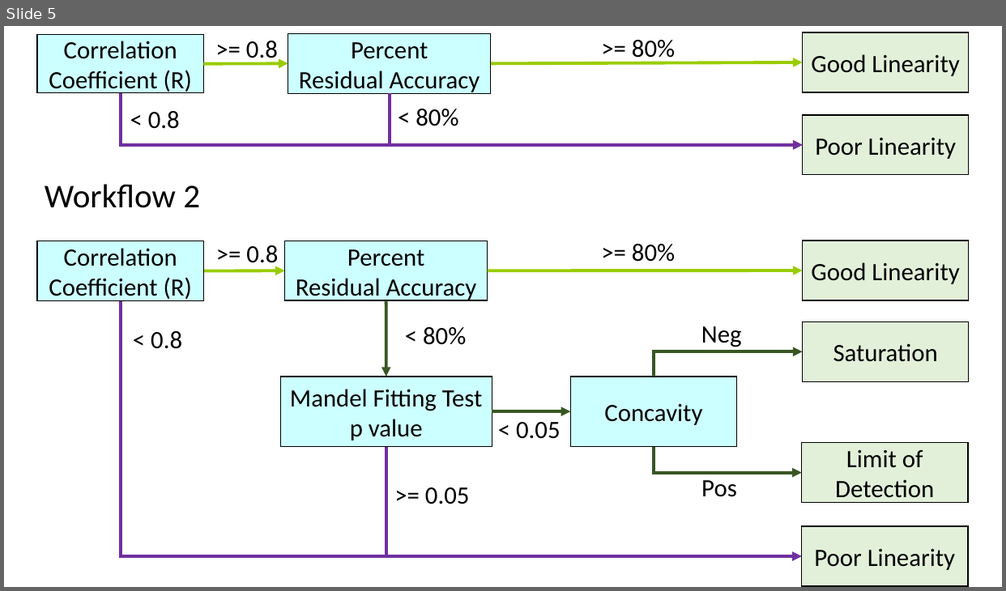
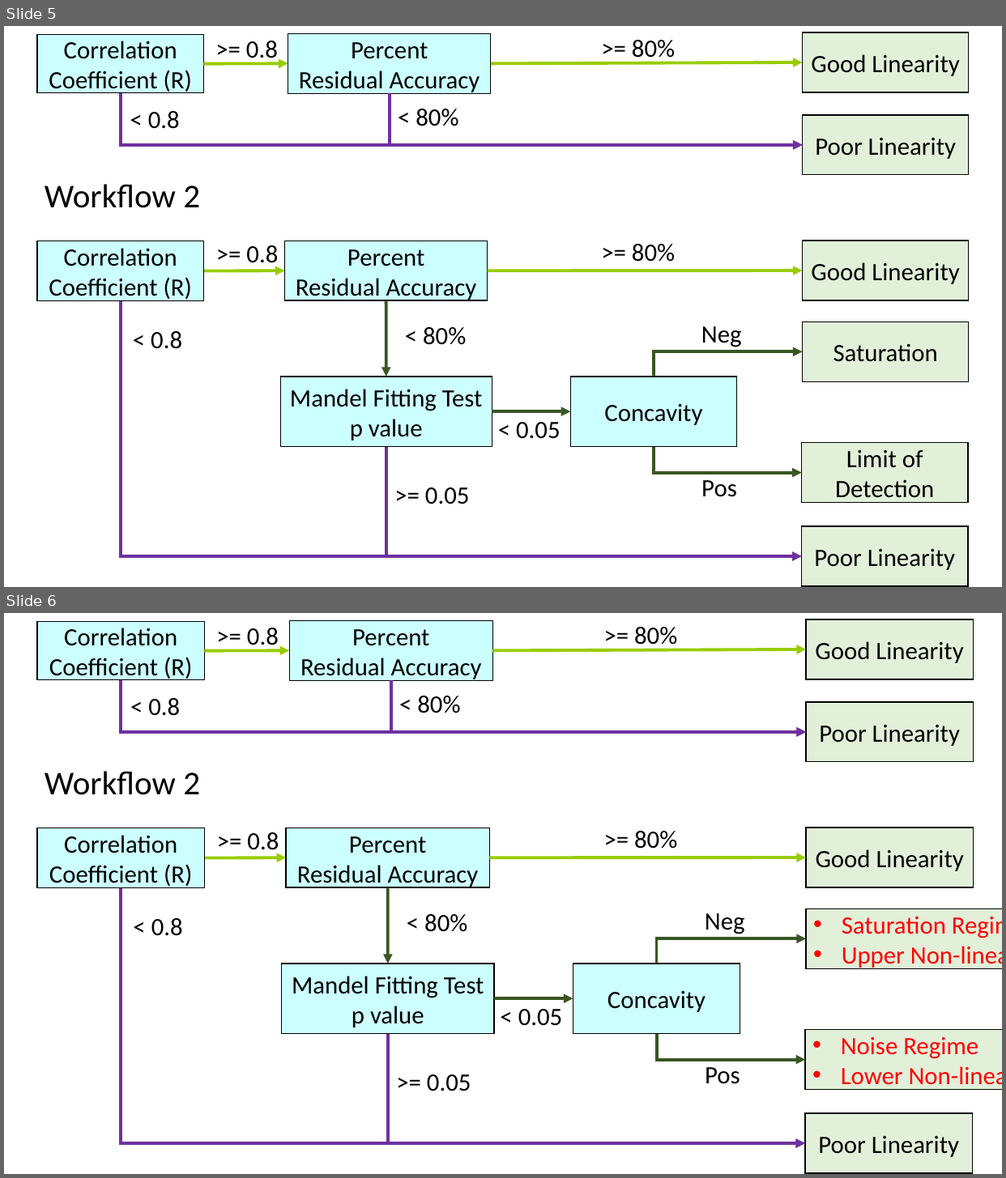
Before and after one commit to JauntyJJS/DCVtestkit_Output, a slide deck: Manuscript/For Manuscript.pptx. Shown one above the other, each under a label of ours: slide 5 before the commit, slides 5 and 6 after it. The pictures are 1006x591 and 1006x1178 pixels, drawn with LibreOffice and Linux fonts; fonts in the diff are those of the drawing. Boxes give left, top, right and bottom in pixels: in the first picture for what was removed or moved away, otherwise in the second. Text is boxed around its words. In the diff, an @@ line names an element or a change of style, - is before the commit and + after.

```diff
--- a/Manuscript/For Manuscript.pptx
+++ b/Manuscript/For Manuscript.pptx
@@ slide 6 added at <box>4,613,1002,1174</box>, background #FFFFFF @@
@@ group added at <box>37,619,1002,1174</box>: 13 texts, 12 rectangles, 6 arrows, 6 elbow arrows @@
+Correlation Coefficient (R)
+Percent Residual Accuracy
+Poor Linearity
+>= 0.8
+< 0.8
+< 80%
+Good Linearity
+>= 80%
+Percent Residual Accuracy
+Mandel Fitting Test
+p value
+Concavity
+• Saturation Regime
+• Upper Non-linear Regime
+Good Linearity
+• Noise Regime
+• Lower Non-linear Regime
+Poor Linearity
+>= 0.8
+< 0.8
+>= 80%
+< 0.05
+< 80%
+>= 0.05
+Pos
+Neg
+Correlation Coefficient (R)
+Workflow 2
```
Also in this commit, not shown: 2 other slides added, 1 other file.
